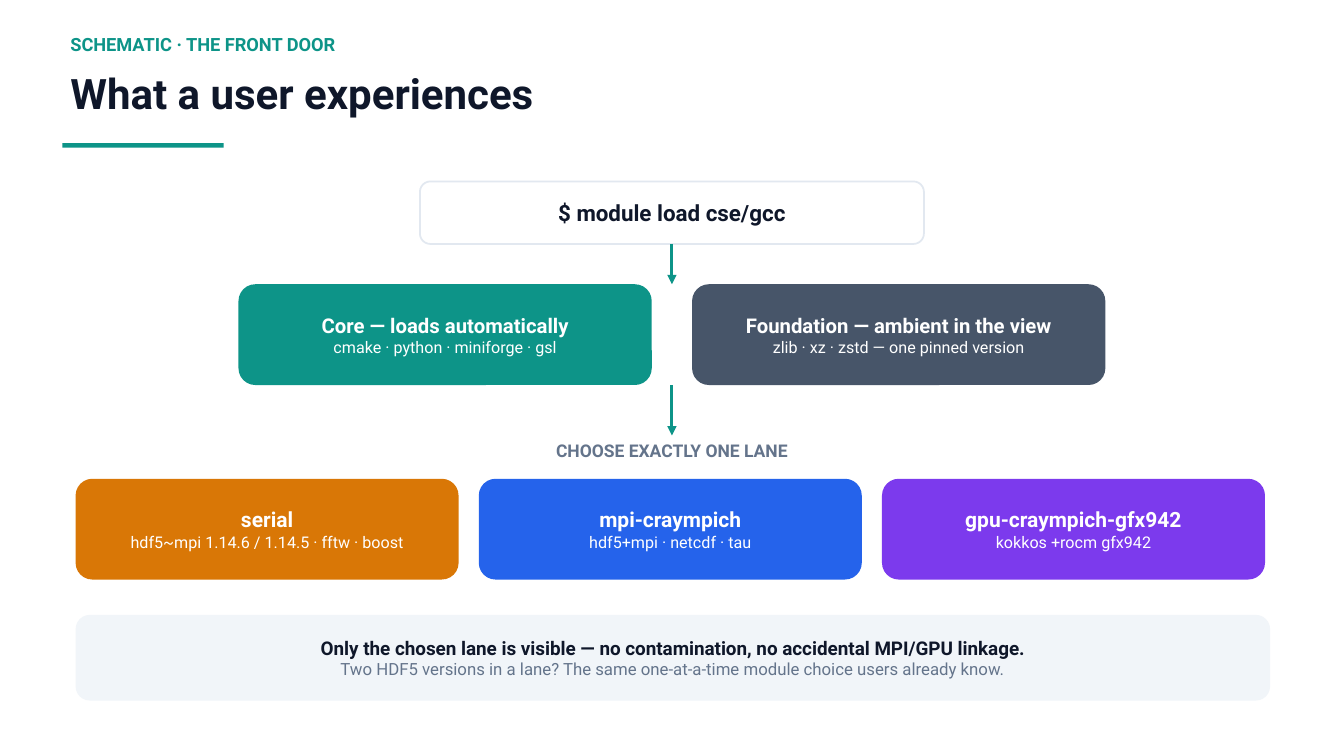
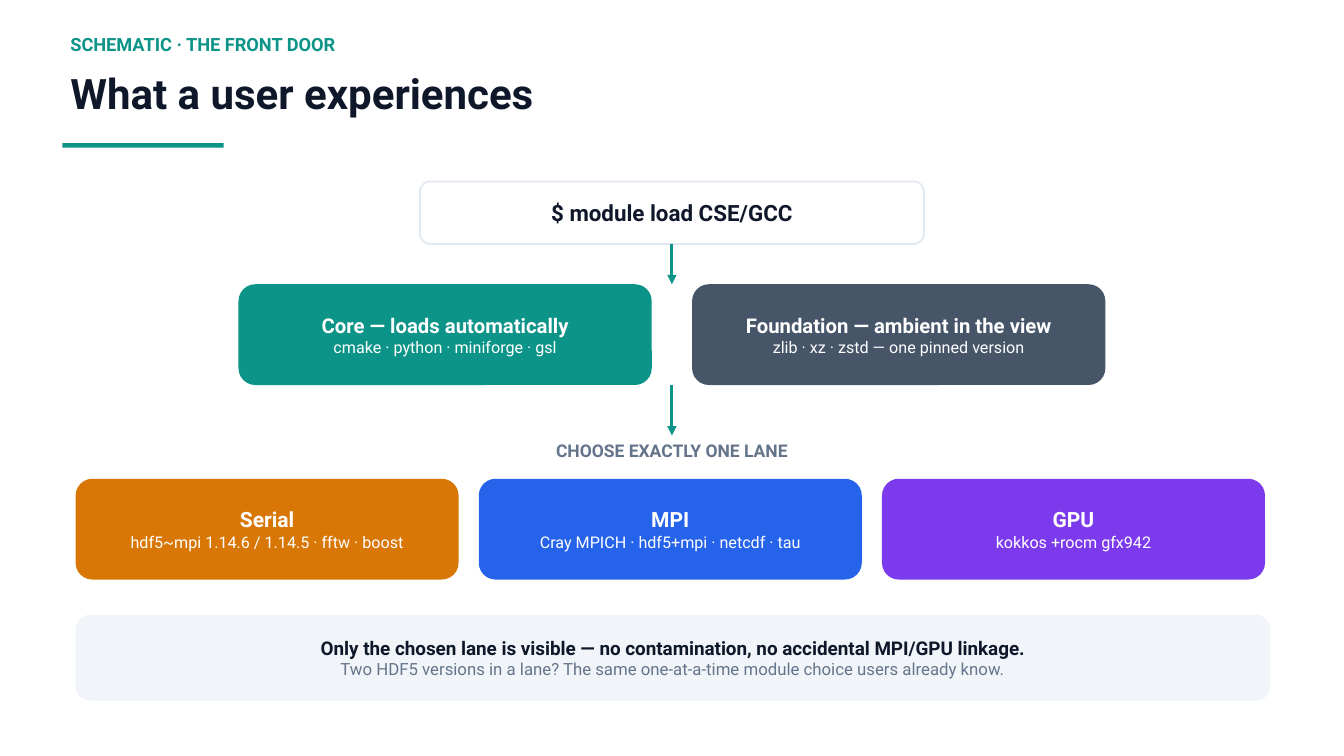
Before and after one commit to ray12514/stack-planning, a slide deck: slide 5 of presentations/cse_lanes_model.pptx. Drawn at 1344x756 pixels with LibreOffice and Linux fonts; fonts in the diff are those of the drawing. Boxes give left, top, right and bottom in pixels: in the first picture for what was removed or moved away, otherwise in the second. Text is boxed around its words. In the diff, an @@ line names an element or a change of style, - is before the commit and + after.

Commit message:
Adopt the two-layer lane naming; update deck vocabulary to match
Public module names are CSE/<Compiler>/<Lane> with capitalized Serial/
MPI/GPU, qualified only when the system is ambiguous (two MPIs ->
MPI-<impl> plus a GPU lane per MPI; two GPU archs -> GPU-<arch>).
Internal rendered lane ids keep the fully-qualified facts for machines
and oracle diffs. Deck slides (lane pills, module load commands, pilot
surfaces, vocabulary cards) updated to the new syntax; verified through
Keynote export.

```diff
--- a/presentations/cse_lanes_model.pptx
+++ b/presentations/cse_lanes_model.pptx
@@ text in rounded rectangle at bbox=[570, 204, 793, 223]: text changed @@
-$ module load cse/gcc
+$ module load CSE/GCC
@@ text in rounded rectangle at bbox=[240, 511, 294, 528]: text changed @@
-serial
+Serial
@@ text in rounded rectangle at bbox=[540, 512, 801, 552]: text changed @@
-mpi-craympich
-hdf5+mpi · netcdf · tau
+MPI
+Cray MPICH · hdf5+mpi · netcdf · tau
@@ text in rounded rectangle at bbox=[1053, 512, 1095, 527]: text changed @@
-gpu-craympich-gfx942
+GPU
```
Also in this commit, not shown: 4 other slides changed, 2 other files.
